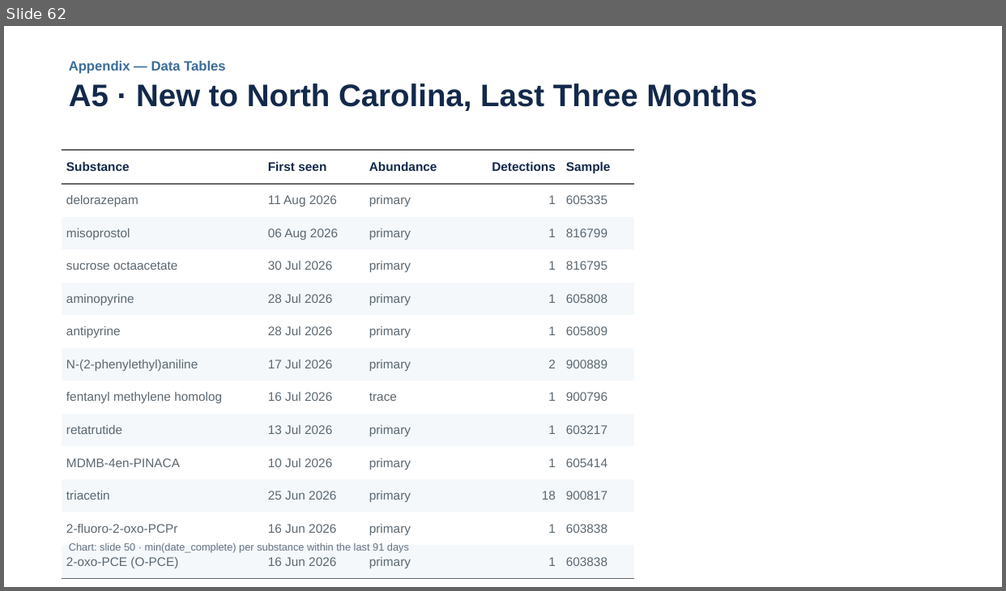
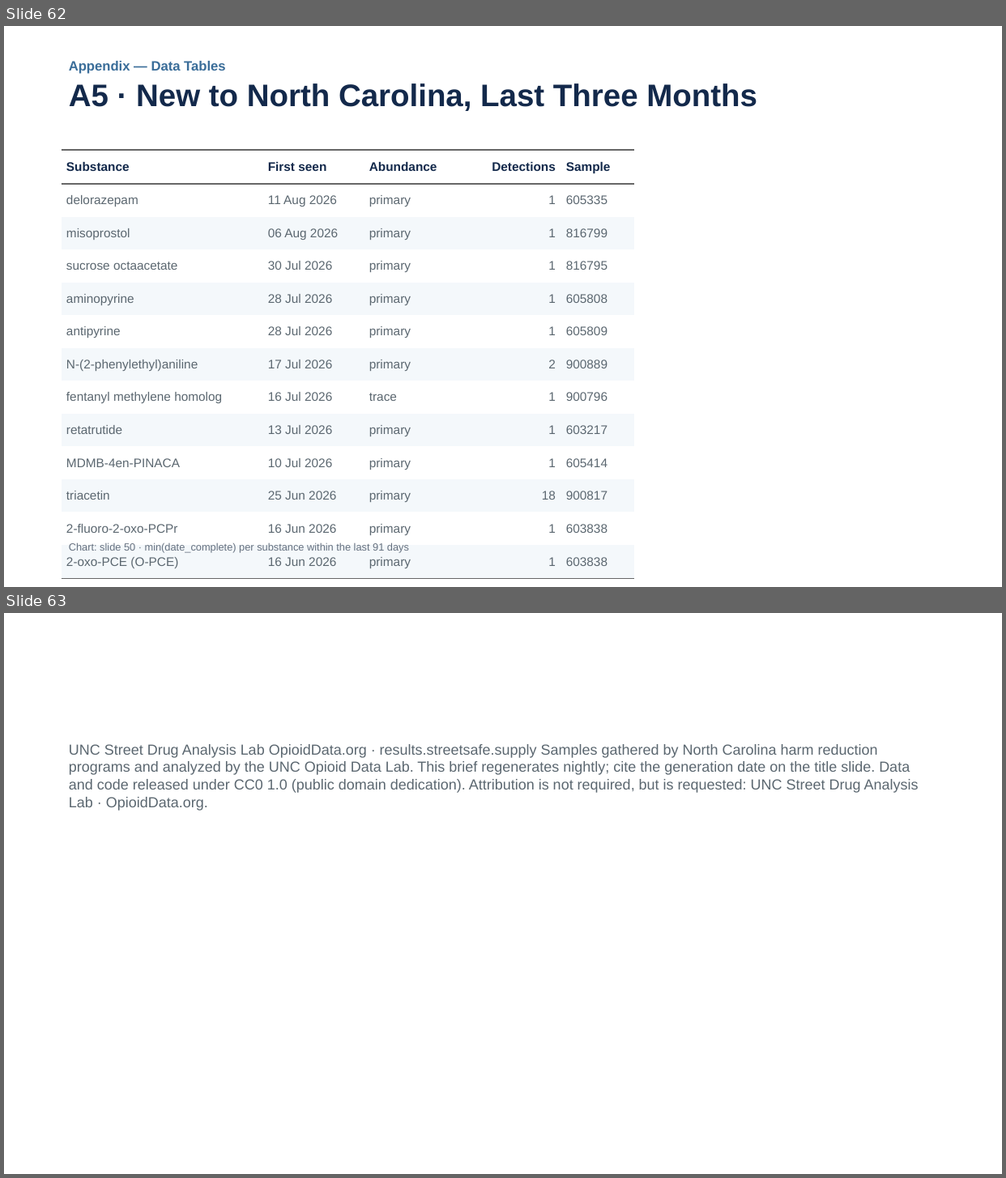
Before and after one commit to opioiddatalab/ncslides, a slide deck: docs/nc-drug-checking-latest.pptx. Shown one above the other, each under a label of ours: slide 62 before the commit, slides 62 and 63 after it. The pictures are 1006x591 and 1006x1178 pixels, drawn with LibreOffice and Linux fonts; fonts in the diff are those of the drawing. Boxes give left, top, right and bottom in pixels: in the first picture for what was removed or moved away, otherwise in the second. Text is boxed around its words. In the diff, an @@ line names an element or a change of style, - is before the commit and + after.

```diff
--- a/docs/nc-drug-checking-latest.pptx
+++ b/docs/nc-drug-checking-latest.pptx
@@ slide 63 added at box(4, 613, 1002, 1174), background #FFFFFF @@
@@ text added at box(69, 744, 918, 811), 14 pt, text #5B6770 @@
+UNC Street Drug Analysis Lab OpioidData.org · results.streetsafe.supply Samples gathered by North Carolina harm reduction programs and analyzed by the UNC Opioid Data Lab. This brief regenerates nightly; cite the generation date on the title slide. Data and code released under CC0 1.0 (public domain dedication). Attribution is not required, but is requested: UNC Street Drug Analysis Lab · OpioidData.org.
```
Also in this commit, not shown: 37 slides changed, 6 other slides added, 7 slides removed, 5 other files.
